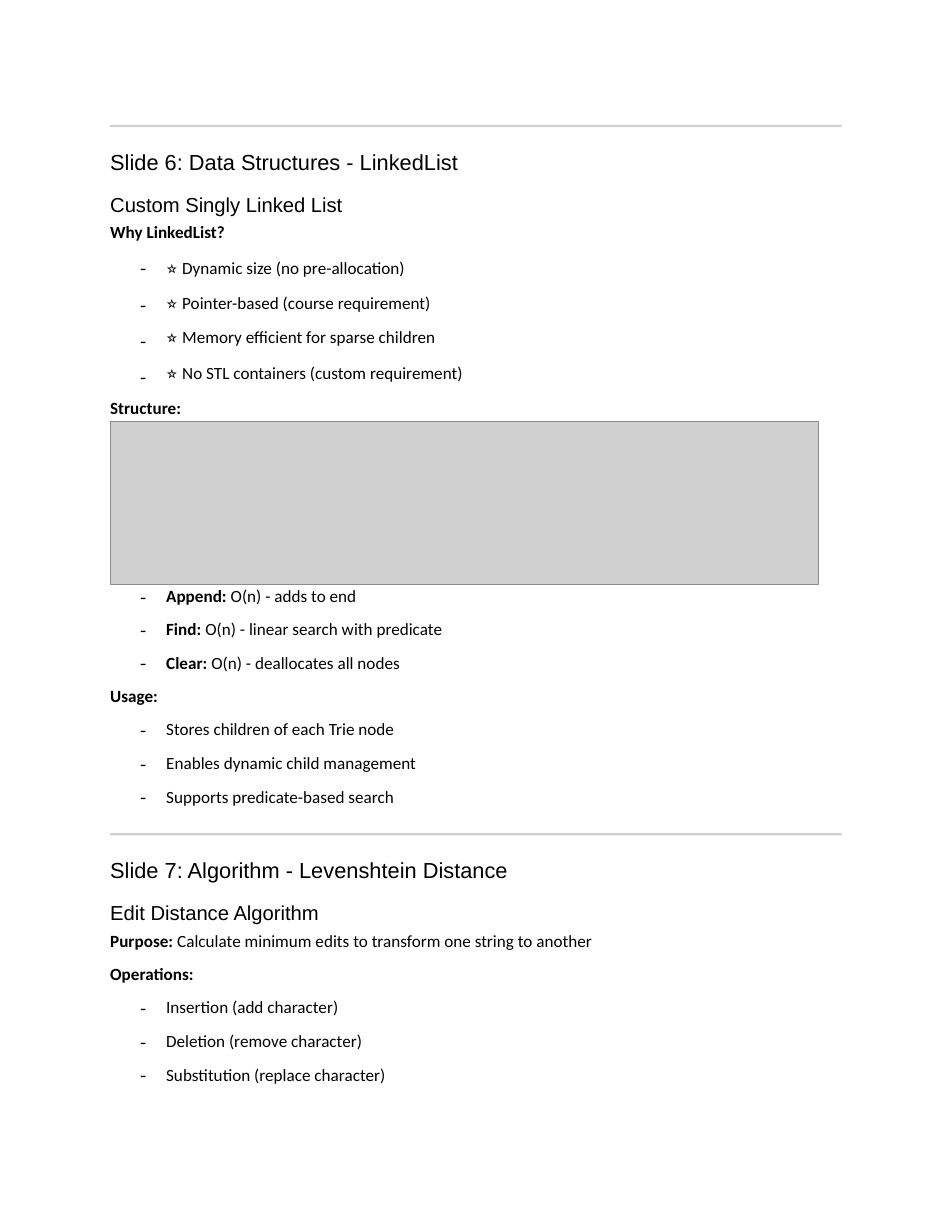
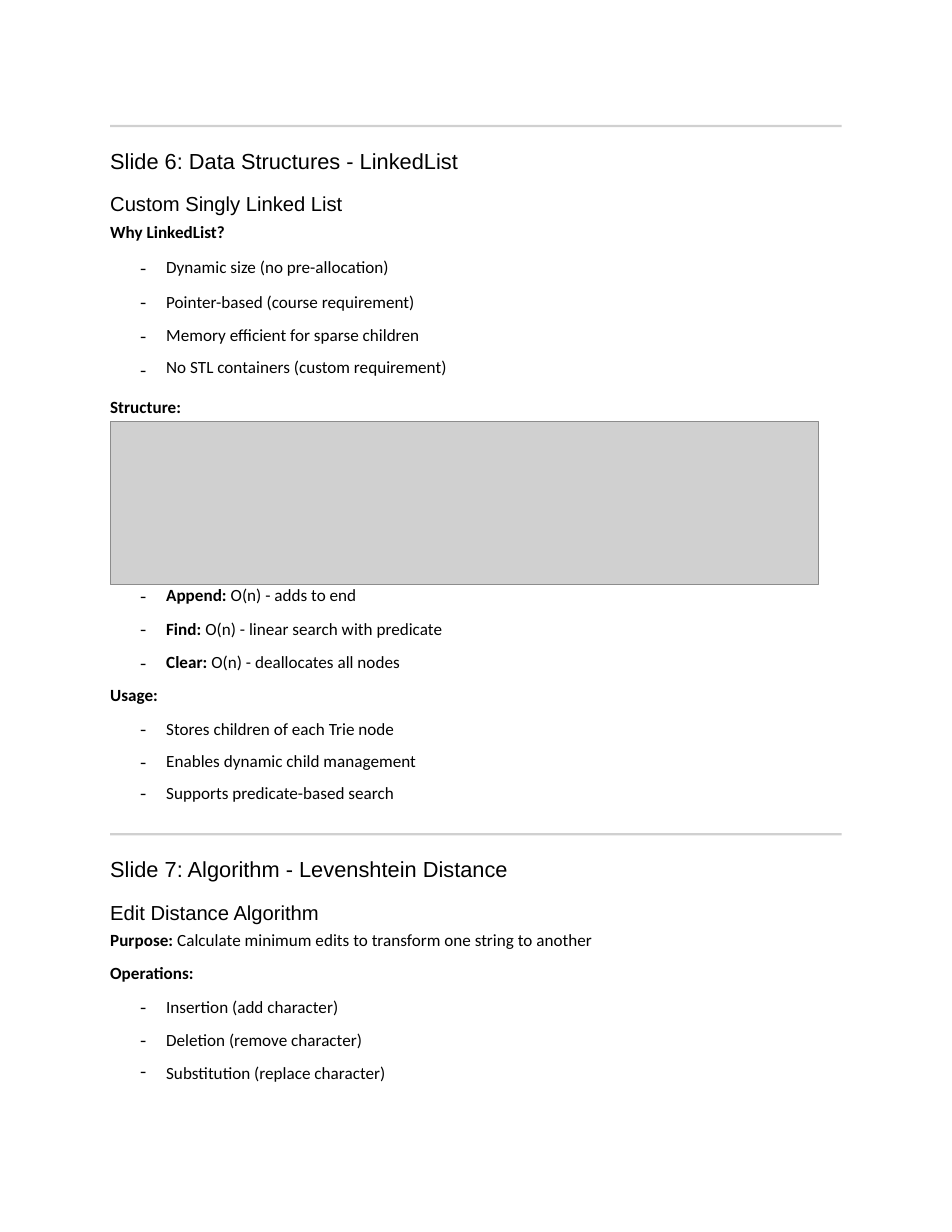
Before and after one commit to KenanOzcakir/Yeditepe-CSE-211-SpringTermProject, a slide deck: slide 5 of docs/presentation.pptx. Drawn at 952x1232 pixels with LibreOffice and Linux fonts; fonts in the diff are those of the drawing; grey boxes stand for pictures. Boxes give left, top, right and bottom in pixels: in the first picture for what was removed or moved away, otherwise in the second. Text is boxed around its words. In the diff, an @@ line names an element or a change of style, - is before the commit and + after.

```diff
--- a/docs/presentation.pptx
+++ b/docs/presentation.pptx
@@ text "-" at [138, 259, 167, 382]: line spacing 12.5pt to 12pt @@
@@ text at [166, 260, 389, 276]: text changed @@
-⭐ Dynamic size (no pre-allocation)
+Dynamic size (no pre-allocation)
@@ text at [166, 295, 447, 376]: text changed @@
-⭐ Pointer-based (course requirement)
-⭐ Memory efficient for sparse children
-⭐ No STL containers (custom requirement)
+Pointer-based (course requirement)
+Memory efficient for sparse children
+No STL containers (custom requirement)
@@ text "Stores children of each Trie ..." at [166, 723, 415, 802]: line spacing 13.4pt to 13pt; less space between paragraphs @@
@@ text "-" at [138, 720, 167, 804]: line spacing 12.5pt to 12pt; less space between paragraphs @@
@@ text "-" at [138, 998, 167, 1082]: line spacing 12.5pt to 12pt; less space between paragraphs @@
@@ text "Deletion (remove character)" at [166, 1033, 385, 1082]: line spacing 13.4pt to 13pt @@
```
Also in this commit, not shown: 13 other slides changed.
